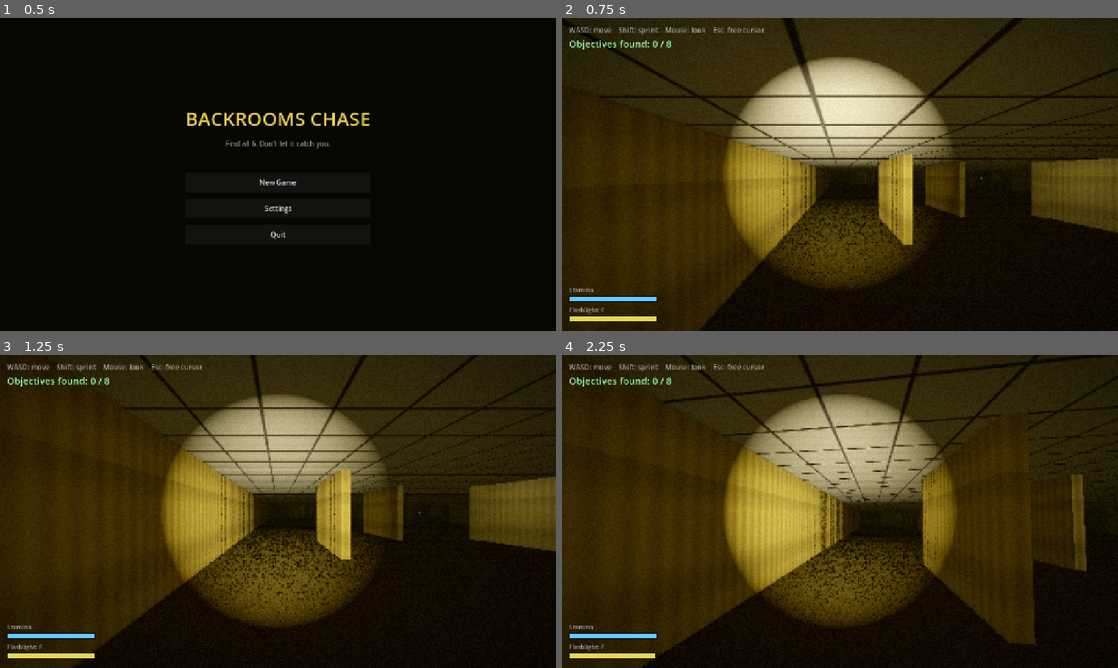
Above: before the commit, frames 1-4 (two rows, left to right).
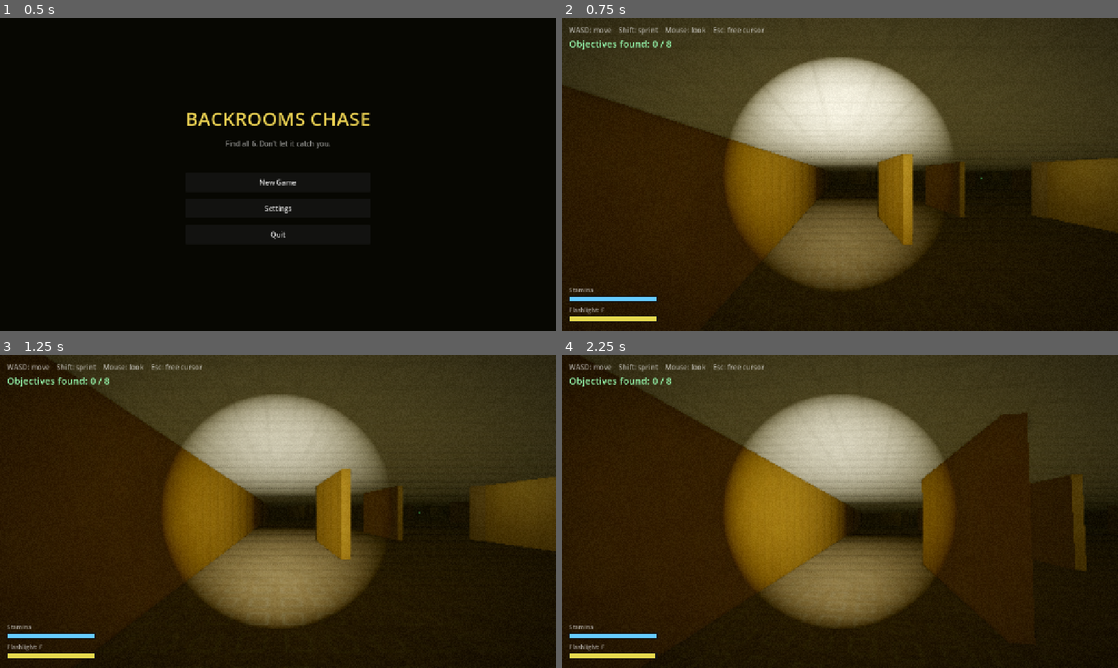
Above: after the commit, the same moments.

Repository: moorejasper060-oss/backrooms-chase
Game: Godot game, scene res://menu.tscn
The game is run twice, just before and just after one commit, with the same random seed, the same clock (stepped at 60 frames per second) and the same inputs.
Inputs (mouse positions are in pixels of both pictures, inside the frame that each line leads up to):
- Up to frame 1 (0.5 s): no input
- Up to frame 2 (0.75 s): click "New Game" at 0.5 s
- Up to frame 3 (1.25 s): no input
- Up to frame 4 (2.25 s): tap Enter (ui_accept) at 1.25, 1.52 s; move the mouse to (867, 511) at 1.27 s; hold F (flashlight) 1.28-2.03 s; hold W (move_forward) from 1.28 s (still down); move the mouse to (812, 511) at 2.02 s; tap F (flashlight) at 2.1 s

Frame 1 is identical in both runs. In frame 2, 21% of the frame differs, in the area x 0-100%, y 0-88%; in frame 3, 22%; in frame 4, 22%, in the area x 18-100%, y 0-88%.

Commit message:
Graphics Phase 1: real CC0 PBR environment textures
- Walls (yellow-tinted plaster), floor (patterned carpet), ceiling (office
  drop-ceiling) now use real CC0 PBR sets from ambientCG (color/normal/
  roughness + AO), loaded at runtime and triplanar world-mapped
- Dropped flashlight energy 6 -> 4 so the brighter real surfaces don't blow out

Co-Authored-By: Claude Opus 4.8 (1M context) <noreply@anthropic.com>

Diff:
--- a/player.gd
+++ b/player.gd
@@ -6,7 +6,7 @@
 @export var sprint_speed := 7.0
 @export var mouse_sensitivity := 0.0025
 @export var gravity := 18.0
-@export var flashlight_energy := 6.0
+@export var flashlight_energy := 4.0
 @export var battery_drain := 1.1            # percent per second while lit
 @export var battery_per_pickup := 35.0
 @export var stamina_max := 100.0
--- a/world.gd
+++ b/world.gd
@@ -145,44 +145,49 @@
 	add_child(we)
 
 func _make_materials() -> void:
-	# Triplanar (world-space) mapping gives consistent texel density on every
-	# box regardless of its size, and tiles seamlessly between adjacent walls.
-	_mat_wall = StandardMaterial3D.new()
-	_mat_wall.albedo_texture = _make_wallpaper_texture()
-	_mat_wall.normal_enabled = true
-	_mat_wall.normal_texture = _make_wall_normal()
-	_mat_wall.normal_scale = 0.6
-	_mat_wall.uv1_triplanar = true
-	_mat_wall.uv1_world_triplanar = true
-	_mat_wall.uv1_scale = Vector3(0.45, 0.45, 0.45)
-	_mat_wall.roughness = 0.95
-
-	_mat_floor = StandardMaterial3D.new()
-	_mat_floor.albedo_texture = _make_carpet_texture()
-	_mat_floor.normal_enabled = true
-	_mat_floor.normal_texture = _make_carpet_normal()
-	_mat_floor.normal_scale = 0.8
-	_mat_floor.uv1_triplanar = true
-	_mat_floor.uv1_world_triplanar = true
-	_mat_floor.uv1_scale = Vector3(0.6, 0.6, 0.6)
-	_mat_floor.roughness = 1.0
-
-	_mat_ceiling = StandardMaterial3D.new()
-	_mat_ceiling.albedo_texture = _make_ceiling_texture()
-	_mat_ceiling.normal_enabled = true
-	_mat_ceiling.normal_texture = _make_ceiling_normal()
-	_mat_ceiling.normal_scale = 0.7
-	_mat_ceiling.uv1_triplanar = true
-	_mat_ceiling.uv1_world_triplanar = true
-	_mat_ceiling.uv1_scale = Vector3(0.5, 0.5, 0.5)
-	_mat_ceiling.roughness = 0.9
-
-	_mat_pillar = StandardMaterial3D.new()
-	_mat_pillar.albedo_texture = _make_wallpaper_texture()
-	_mat_pillar.uv1_triplanar = true
-	_mat_pillar.uv1_world_triplanar = true
-	_mat_pillar.uv1_scale = Vector3(0.6, 0.6, 0.6)
-	_mat_pillar.roughness = 0.9
+	# Real CC0 PBR texture sets (ambientCG), triplanar world-mapped so they tile
+	# seamlessly across every box regardless of size.
+	_mat_wall = _pbr_material("res://textures/wall_", false, Vector3(0.4, 0.4, 0.4))
+	_mat_wall.albedo_color = Color(0.86, 0.72, 0.33)   # tint plaster -> backrooms yellow
+
+	_mat_floor = _pbr_material("res://textures/floor_", true, Vector3(0.45, 0.45, 0.45))
+
+	_mat_ceiling = _pbr_material("res://textures/ceiling_", true, Vector3(0.4, 0.4, 0.4))
+
+	_mat_pillar = _pbr_material("res://textures/wall_", false, Vector3(0.45, 0.45, 0.45))
+	_mat_pillar.albedo_color = Color(0.82, 0.70, 0.42)
+
+## Builds a StandardMaterial3D from a CC0 set named `<prefix>color/normal/rough
+## (/ao).jpg`, triplanar world-mapped. Missing maps are skipped gracefully.
+func _pbr_material(prefix: String, has_ao: bool, uv_scale: Vector3) -> StandardMaterial3D:
+	var m := StandardMaterial3D.new()
+	var albedo := _load_tex(prefix + "color.jpg")
+	if albedo:
+		m.albedo_texture = albedo
+	var nrm := _load_tex(prefix + "normal.jpg")
+	if nrm:
+		m.normal_enabled = true
+		m.normal_texture = nrm
+		m.normal_scale = 1.0
+	var rgh := _load_tex(prefix + "rough.jpg")
+	if rgh:
+		m.roughness_texture = rgh
+	if has_ao:
+		var ao := _load_tex(prefix + "ao.jpg")
+		if ao:
+			m.ao_enabled = true
+			m.ao_texture = ao
+	m.uv1_triplanar = true
+	m.uv1_world_triplanar = true
+	m.uv1_scale = uv_scale
+	return m
+
+func _load_tex(path: String) -> ImageTexture:
+	var img := Image.new()
+	if img.load(ProjectSettings.globalize_path(path)) != OK:
+		return null
+	img.generate_mipmaps()
+	return ImageTexture.create_from_image(img)
 
 ## Dingy yellow wallpaper: subtle vertical pattern + water staining + grain.
 func _make_wallpaper_texture() -> ImageTexture:
Binary file added: textures/ceiling_ao.jpg
Binary file added: textures/ceiling_color.jpg
Binary file added: textures/ceiling_normal.jpg
Binary file added: textures/ceiling_rough.jpg
Binary file added: textures/floor_ao.jpg
Binary file added: textures/floor_color.jpg
Binary file added: textures/floor_normal.jpg
Binary file added: textures/floor_rough.jpg
Binary file added: textures/wall_color.jpg
Binary file added: textures/wall_normal.jpg
Binary file added: textures/wall_rough.jpg
